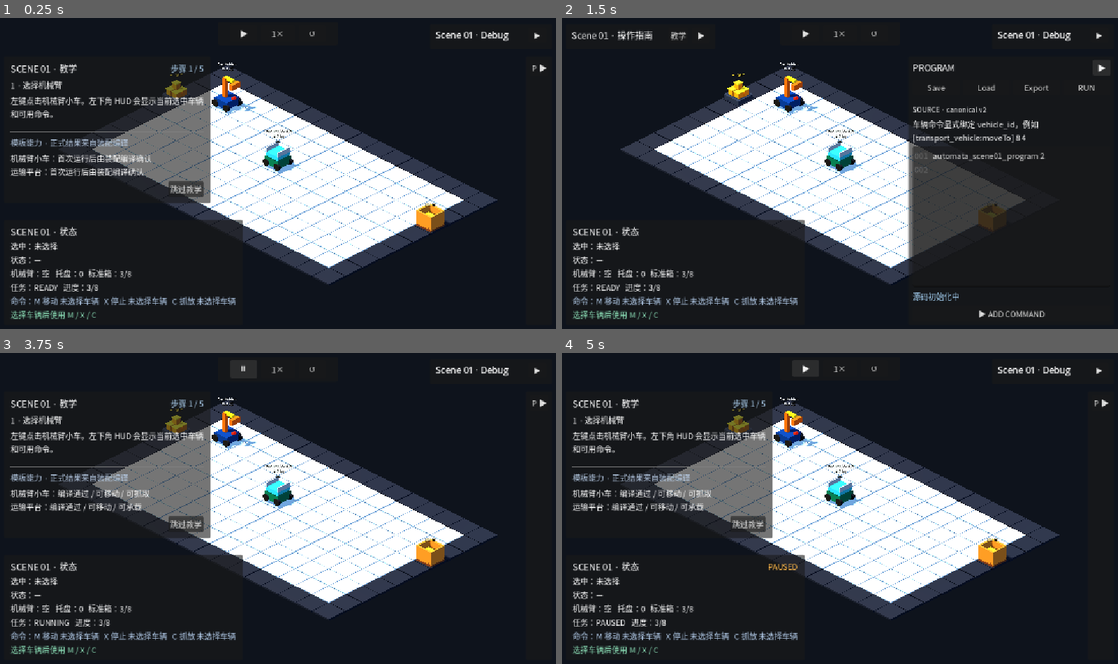
Above: before the commit, frames 1-4 (two rows, left to right).
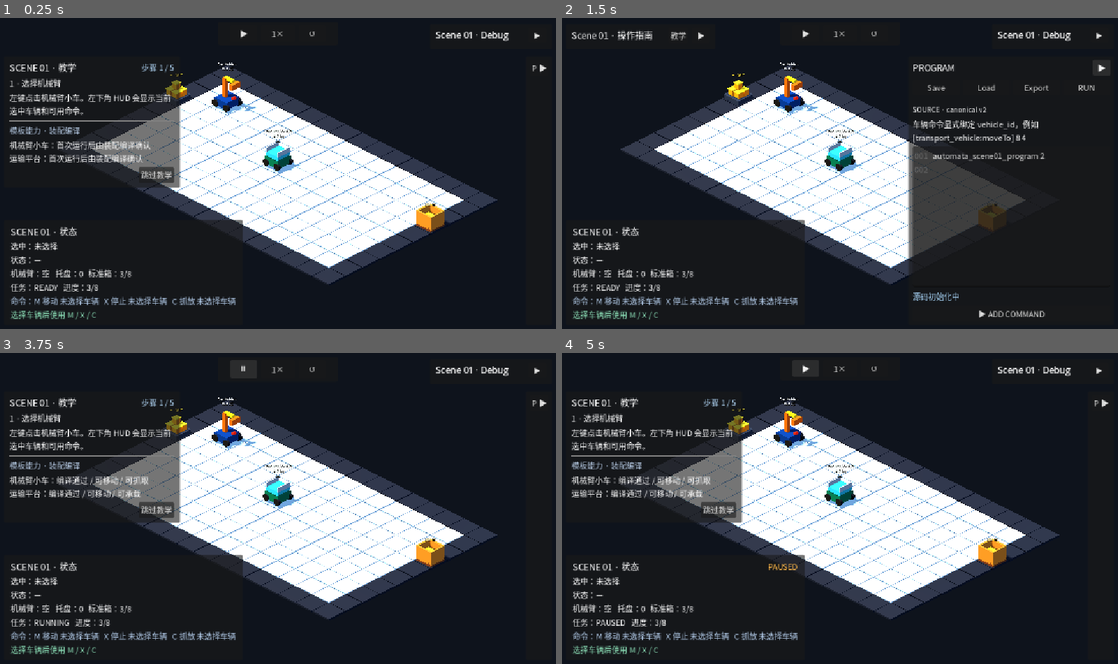
Above: after the commit, the same moments.

Repository: Ri0n72Y/automata
Game: Godot game, scene res://scenes/scene_01/scene_01_basic_packing.tscn
The game is run twice, just before and just after one commit, with the same random seed, the same clock (stepped at 60 frames per second) and the same inputs.
Inputs:
- Up to frame 1 (0.25 s): no input
- Up to frame 2 (1.5 s): click "跳过教学" at 0.5 s; click "P ▶" at 1.25 s
- Up to frame 3 (3.75 s): click "▶" at 2 s; click "教学" at 2.75 s; click "▶" at 3.5 s
- Up to frame 4 (5 s): click "⏸" at 4.25 s

The runs differ from the first frame. In frame 1, 5.9% of the frame differs, in the area x 1-38%, y 14-60%; in frame 2, less than 0.1%; in frame 3, 5.9%; in frame 4, 5.9%.

Commit message:
refactor(scene-01): compact tutorial into left rail

Diff:
--- a/scenes/scene_01/components/scene_01_tutorial_ui.tscn
+++ b/scenes/scene_01/components/scene_01_tutorial_ui.tscn
@@ -22,20 +22,20 @@
 layout_mode = 0
 offset_left = 16.0
 offset_top = 82.0
-offset_right = 438.0
-offset_bottom = 382.0
+offset_right = 376.0
+offset_bottom = 348.0
 mouse_filter = 1
 
 [node name="Margin" type="MarginContainer" parent="RootControl/TutorialPanel"]
 layout_mode = 2
-theme_override_constants/margin_left = 14
-theme_override_constants/margin_top = 12
-theme_override_constants/margin_right = 14
-theme_override_constants/margin_bottom = 12
+theme_override_constants/margin_left = 12
+theme_override_constants/margin_top = 10
+theme_override_constants/margin_right = 12
+theme_override_constants/margin_bottom = 10
 
 [node name="VBox" type="VBoxContainer" parent="RootControl/TutorialPanel/Margin"]
 layout_mode = 2
-theme_override_constants/separation = 8
+theme_override_constants/separation = 6
 
 [node name="Header" type="HBoxContainer" parent="RootControl/TutorialPanel/Margin/VBox"]
 layout_mode = 2
@@ -62,7 +62,6 @@
 [node name="StepBody" type="Label" parent="RootControl/TutorialPanel/Margin/VBox"]
 unique_name_in_owner = true
 layout_mode = 2
-size_flags_vertical = 3
 text = "左键点击机械臂小车。"
 autowrap_mode = 2
 
@@ -71,13 +70,13 @@
 
 [node name="CapabilityHeader" type="Label" parent="RootControl/TutorialPanel/Margin/VBox"]
 layout_mode = 2
-text = "模板能力 · 正式结果来自装配编译"
+text = "模板能力 · 装配编译"
 modulate = Color(0.72, 0.8, 0.9, 1)
 
 [node name="CapabilityLabel" type="Label" parent="RootControl/TutorialPanel/Margin/VBox"]
 unique_name_in_owner = true
 layout_mode = 2
-text = "机械臂小车：首次运行后由装配编译确认\n运输平台：首次运行后由装配编译确认"
+text = "Arm：首次运行后确认\nTransport：首次运行后确认"
 autowrap_mode = 2
 
 [node name="ButtonRow" type="HBoxContainer" parent="RootControl/TutorialPanel/Margin/VBox"]
